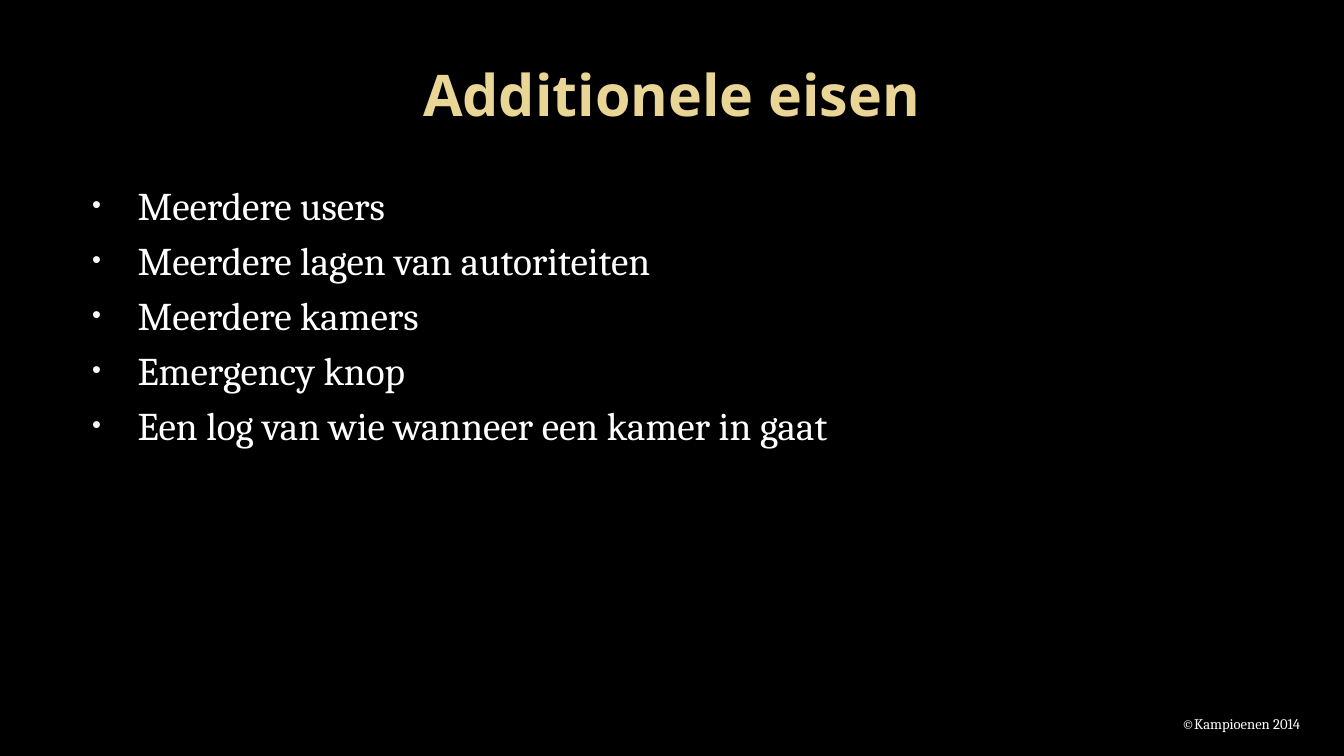
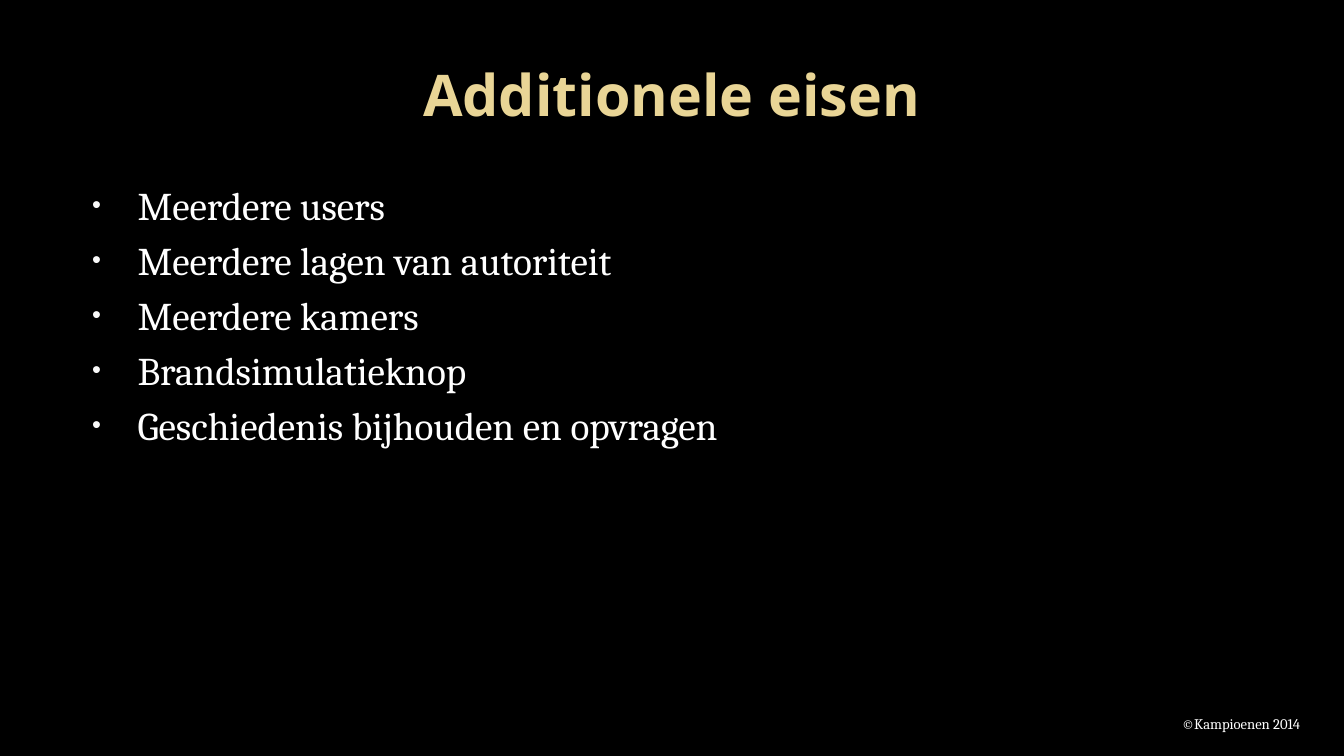
Before and after one commit to Projectgroep-18/Beveiligde-Pasjes, a slide deck: slide 5 of presentatie/Project beveiligde pasjes.pptx (slide 6 before the commit). Drawn at 1344x756 pixels with LibreOffice and Linux fonts; fonts in the diff are those of the drawing; background and template pictures are left out. Boxes give left, top, right and bottom in pixels: in the first picture for what was removed or moved away, otherwise in the second. Text is boxed around its words. In the diff, an @@ line names an element or a change of style, - is before the commit and + after.

```diff
--- a/presentatie/Project beveiligde pasjes.pptx
+++ b/presentatie/Project beveiligde pasjes.pptx
@@ text at (x1=138, y1=247, x2=612, y2=284): text changed @@
-• Meerdere lagen van autoriteiten
+• Meerdere lagen van autoriteit
@@ text at (x1=138, y1=357, x2=718, y2=449): text changed @@
-• Emergency knop
-• Een log van wie wanneer een kamer in gaat
+• Brandsimulatieknop
+• Geschiedenis bijhouden en opvragen
```
Also in this commit, not shown: 9 other slides changed, 1 slide added, 2 slides removed.
